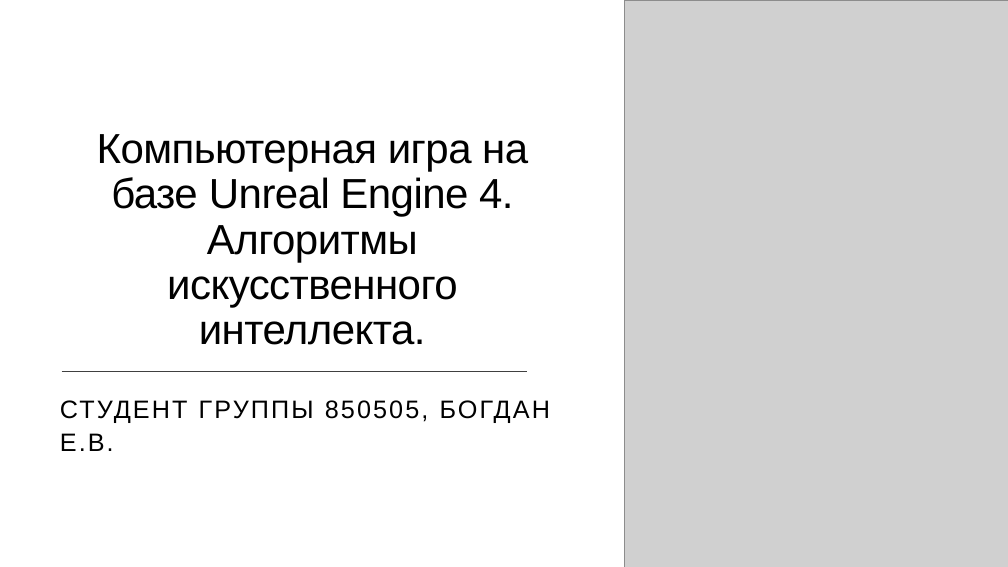
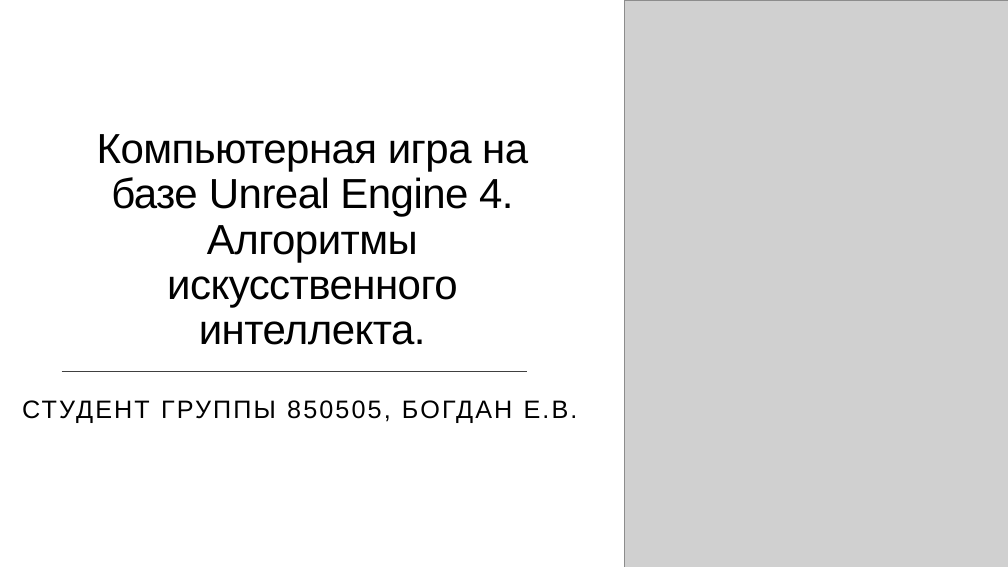
Before and after one commit to Kojom/DiplomaReport, a slide deck: slide 1 of My_own/Презентация.pptx. Drawn at 1008x567 pixels with LibreOffice and Linux fonts; fonts in the diff are those of the drawing; grey boxes stand for pictures. Boxes give left, top, right and bottom in pixels: in the first picture for what was removed or moved away, otherwise in the second. Text is boxed around its words. In the diff, an @@ line names an element or a change of style, - is before the commit and + after.

```diff
--- a/My_own/Презентация.pptx
+++ b/My_own/Презентация.pptx
@@ subtitle "СТУДЕНТ ГРУППЫ 850505, БОГДАН Е.В." rewrapped from (x1=60, y1=400, x2=550, y2=451) to (x1=22, y1=400, x2=578, y2=423) @@
```
Also in this commit, not shown: 2 other slides changed, 28 other files.
